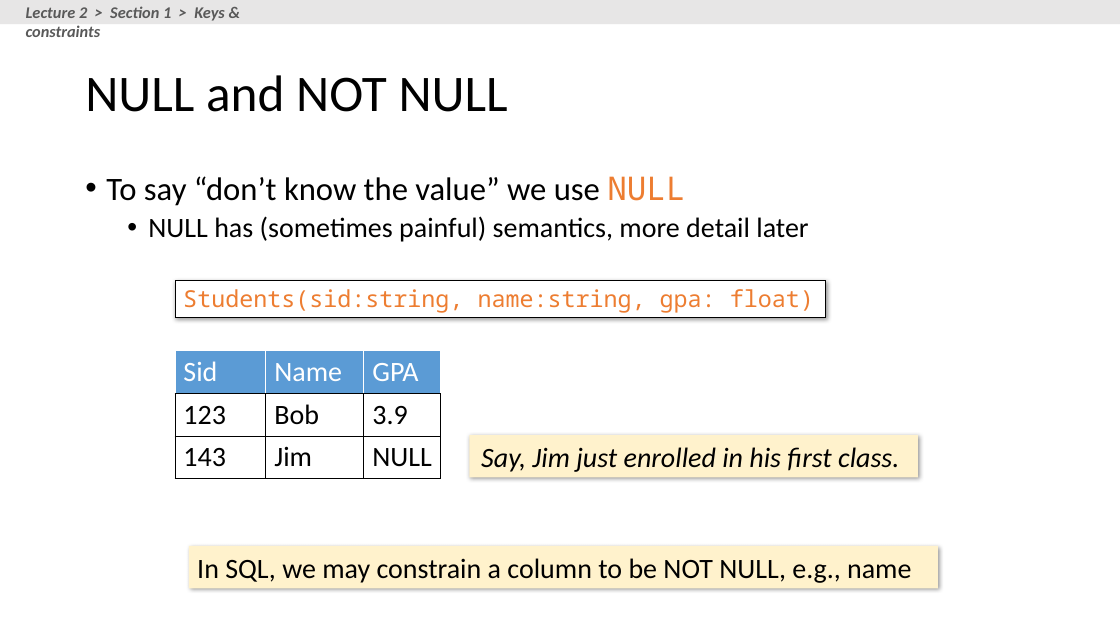
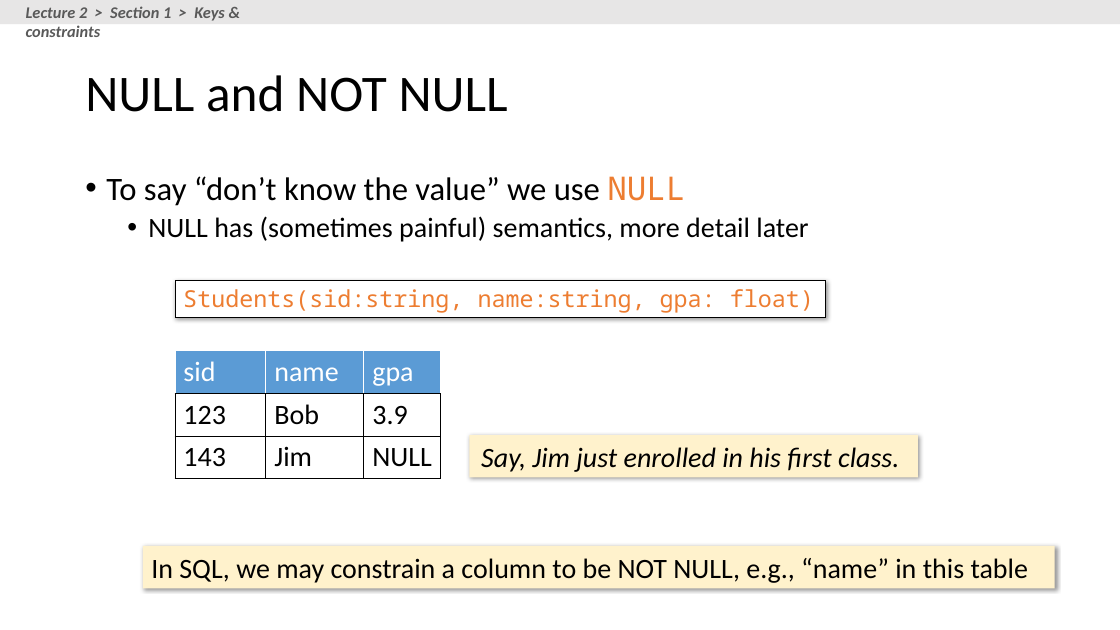
Before and after one commit to XIEQ/cs145-notebooks, a slide deck: slide 18 of lecture-2-3/Lecture_2_3_SQL.pptx. Drawn at 1120x630 pixels with LibreOffice and Linux fonts; fonts in the diff are those of the drawing. Boxes give left, top, right and bottom in pixels: in the first picture for what was removed or moved away, otherwise in the second. Text is boxed around its words. In the diff, an @@ line names an element or a change of style, - is before the commit and + after.

```diff
--- a/lecture-2-3/Lecture_2_3_SQL.pptx
+++ b/lecture-2-3/Lecture_2_3_SQL.pptx
@@ table at [175, 351, 441, 477] @@
-row 1: Sid | Name | GPA
+row 1: sid | name | gpa
@@ rectangle "In SQL, we may constrain ...": place and size @@
-rectangle "In SQL, we may constrain ..." at [189, 546, 939, 588]
+rectangle "In SQL, we may constrain ..." at [143, 546, 1054, 588]
@@ text in rectangle at [151, 558, 1028, 583]: text changed @@
-In SQL, we may constrain a column to be NOT NULL, e.g., name
+In SQL, we may constrain a column to be NOT NULL, e.g., “name” in this table
```
Also in this commit, not shown: 49 other slides changed, 7 other files.
